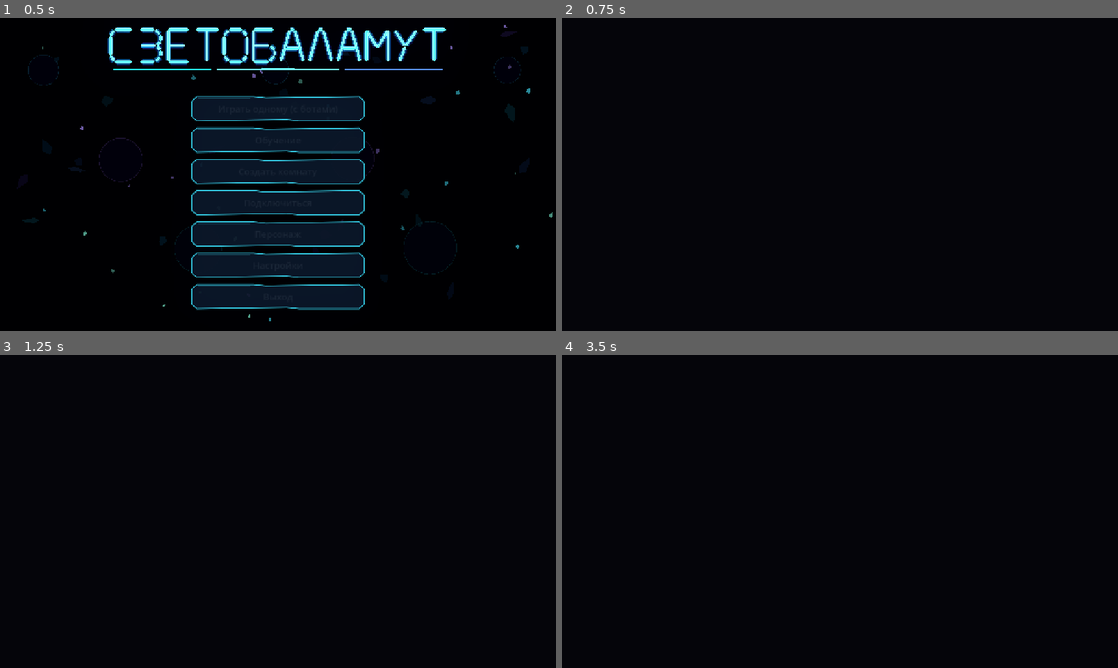
Above: before the commit, frames 1-4 (two rows, left to right).
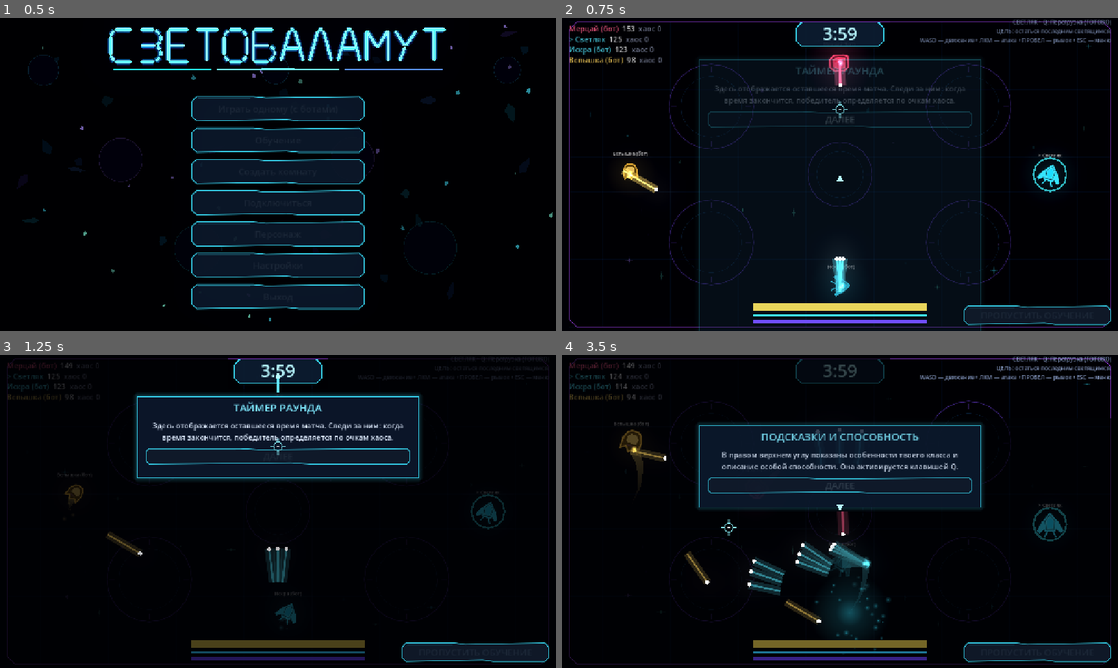
Above: after the commit, the same moments.

Repository: DvoreZZKy/svetobalamut
Game: Godot game, scene res://scenes/menu.tscn
The game is run twice, just before and just after one commit, with the same random seed, the same clock (stepped at 60 frames per second) and the same inputs.
Inputs (mouse positions are in pixels of both pictures, inside the frame that each line leads up to):
- Up to frame 1 (0.5 s): no input
- Up to frame 2 (0.75 s): click "Играть одному (с ботами)" at 0.5 s
- Up to frame 3 (1.25 s): no input
- Up to frame 4 (3.5 s): tap Enter (restart) at 1.25 s; move the mouse to (962, 495) at 1.27 s; hold D (right) 1.28-2 s; tap Q (ability) at 1.35 s; click (962, 495) at 1.42 s; click (840, 455) at 2 s, where only the run after the commit has a clickable "ДАЛЕЕ"; move the mouse to (728, 527) at 2.77 s; hold S (down) from 2.78 s (still down); tap Space (dash) at 2.85 s

Frame 1 is identical in both runs. In frame 2, 11% of the frame differs, in the area x 1-99%, y 0-100%; in frame 3, 20%; in frame 4, 22%, in the area x 1-99%, y 0-99%.
Error before the commit: Parse Error: Cannot infer the type of "bullet_count" variable because the value doesn't have a set type. (res://scripts/arena.gd:530)

Commit message:
Fix bullet count type inference in the optimized render loop

Diff:
--- a/scripts/arena.gd
+++ b/scripts/arena.gd
@@ -527,7 +527,7 @@
 		_update_views(dt)
 		_update_fx(dt)
 		_update_hud(dt)
-	var bullet_count := view.get("bl", []).size()
+	var bullet_count: int = view.get("bl", []).size()
 	if bullet_count > 0 or bullet_count != last_bullet_count:
 		bullet_layer.queue_redraw()
 	last_bullet_count = bullet_count
